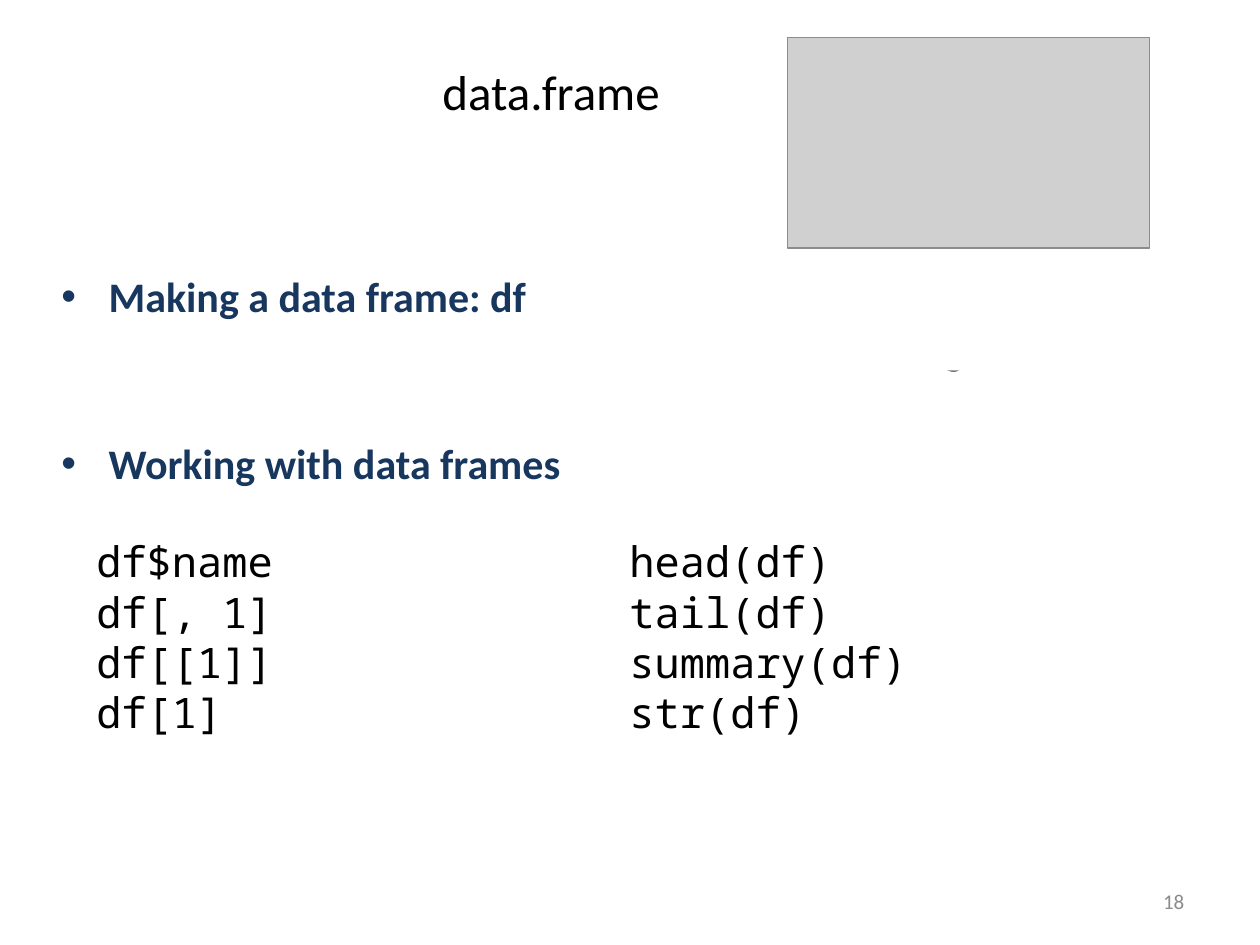
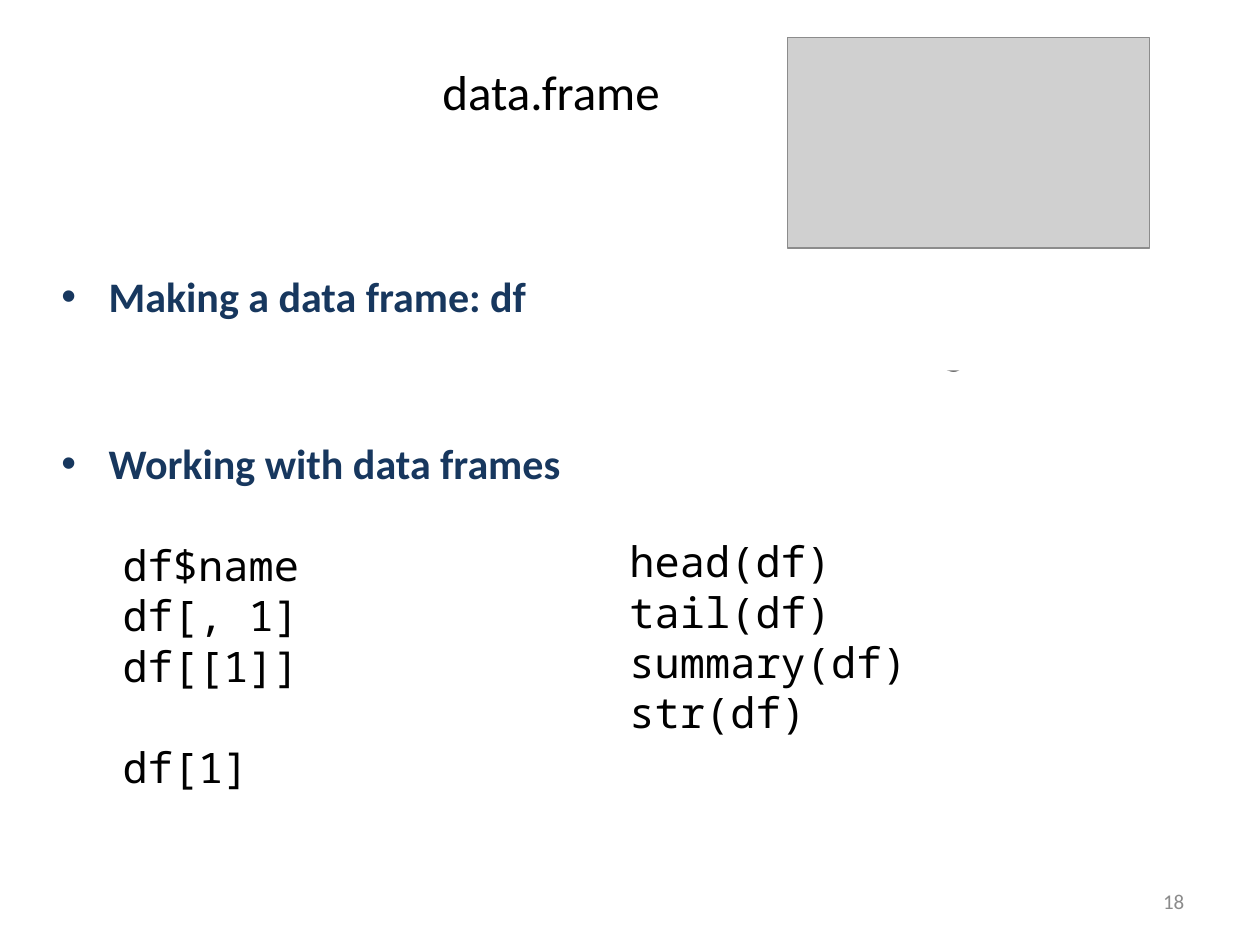
Before and after one commit to liu3zhenlab/teaching, a slide deck: slide 18 of PLPTH813Bioinformatis/2021/labs/lab03_R.pptx. Drawn at 1260x945 pixels with LibreOffice and Linux fonts; fonts in the diff are those of the drawing; grey boxes stand for pictures. Boxes give left, top, right and bottom in pixels: in the first picture for what was removed or moved away, otherwise in the second. Text is boxed around its words. In the diff, an @@ line names an element or a change of style, - is before the commit and + after.

```diff
--- a/PLPTH813Bioinformatis/2021/labs/lab03_R.pptx
+++ b/PLPTH813Bioinformatis/2021/labs/lab03_R.pptx
@@ text "df$name" rewrapped from (x1=96, y1=545, x2=272, y2=735) to (x1=123, y1=549, x2=299, y2=790) @@
```
Also in this commit, not shown: 2 other slides changed, 5 other files.
